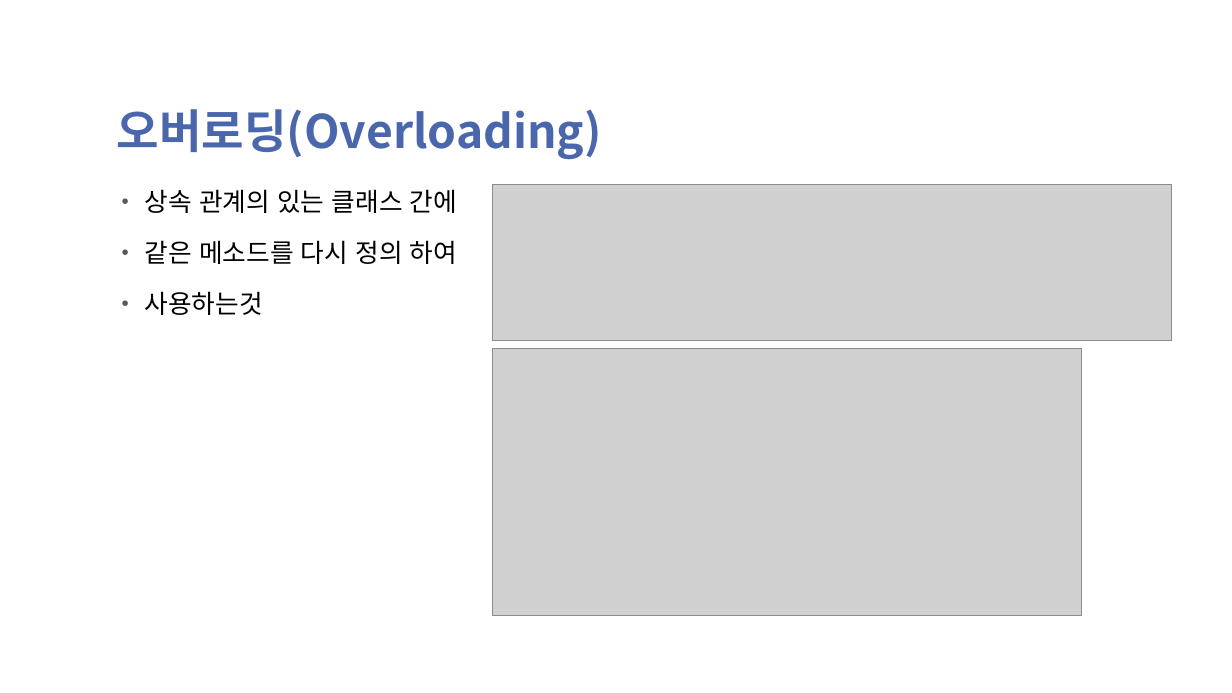
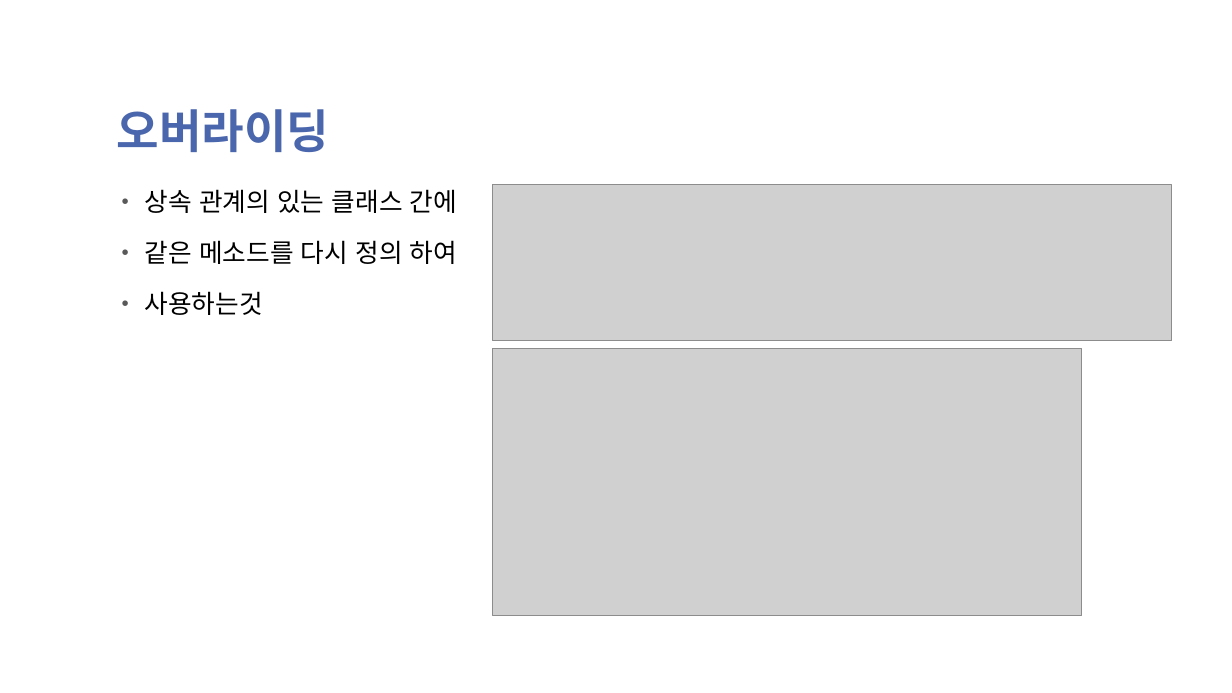
Before and after one commit to Runtym/osf-homework, a slide deck: slide 3 of src/baekhyunwook/overloading_overriding.pptx. Drawn at 1232x693 pixels with LibreOffice and Linux fonts; fonts in the diff are those of the drawing; grey boxes stand for pictures; background and template pictures are left out. Boxes give left, top, right and bottom in pixels: in the first picture for what was removed or moved away, otherwise in the second. Text is boxed around its words. In the diff, an @@ line names an element or a change of style, - is before the commit and + after.

```diff
--- a/src/baekhyunwook/overloading_overriding.pptx
+++ b/src/baekhyunwook/overloading_overriding.pptx
@@ title at [117, 109, 330, 152]: text changed @@
-오버로딩(Overloading)
+오버라이딩
```
Also in this commit, not shown: 1 other slide changed.
